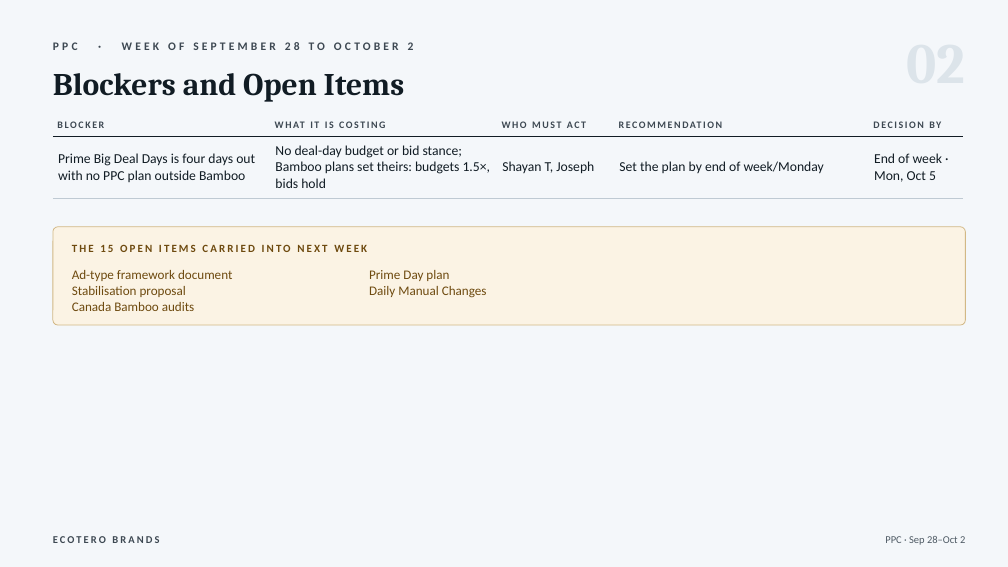
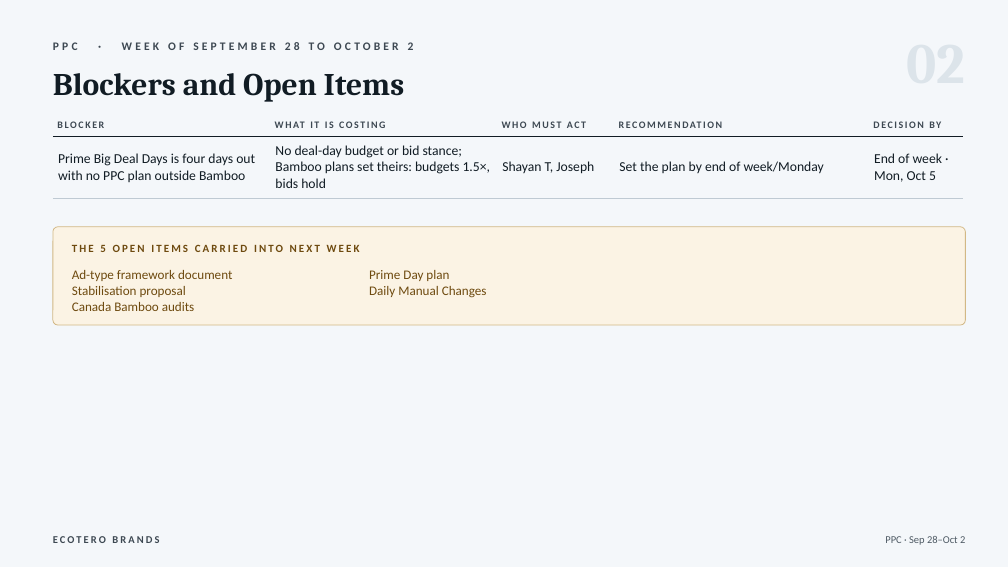
Before and after one commit to zarlish-web/PPC-Audit-, a slide deck: slide 3 of deliverables/PPC_Weekly_Review_Sep28-Oct2.pptx. Drawn at 1008x567 pixels with LibreOffice and Linux fonts; fonts in the diff are those of the drawing. Boxes give left, top, right and bottom in pixels: in the first picture for what was removed or moved away, otherwise in the second. Text is boxed around its words. In the diff, an @@ line names an element or a change of style, - is before the commit and + after.

```diff
--- a/deliverables/PPC_Weekly_Review_Sep28-Oct2.pptx
+++ b/deliverables/PPC_Weekly_Review_Sep28-Oct2.pptx
@@ text at [72,244,360,252]: text changed @@
-THE 15 OPEN ITEMS CARRIED INTO NEXT WEEK
+THE 5 OPEN ITEMS CARRIED INTO NEXT WEEK
```
Also in this commit, not shown: 2 other slides changed.
